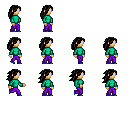
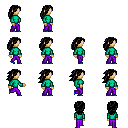
Layers edited between the first and the second (128, 128) image:
painted on "jenny_walking3" over [74, 101, 118, 128]
